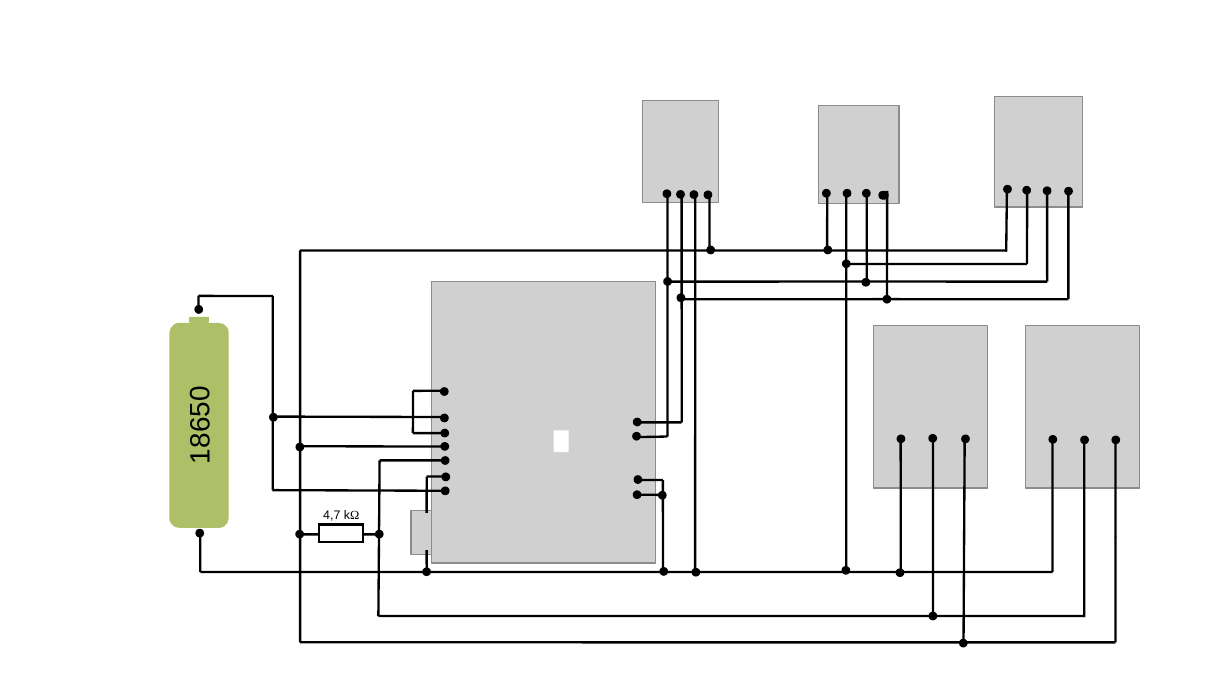
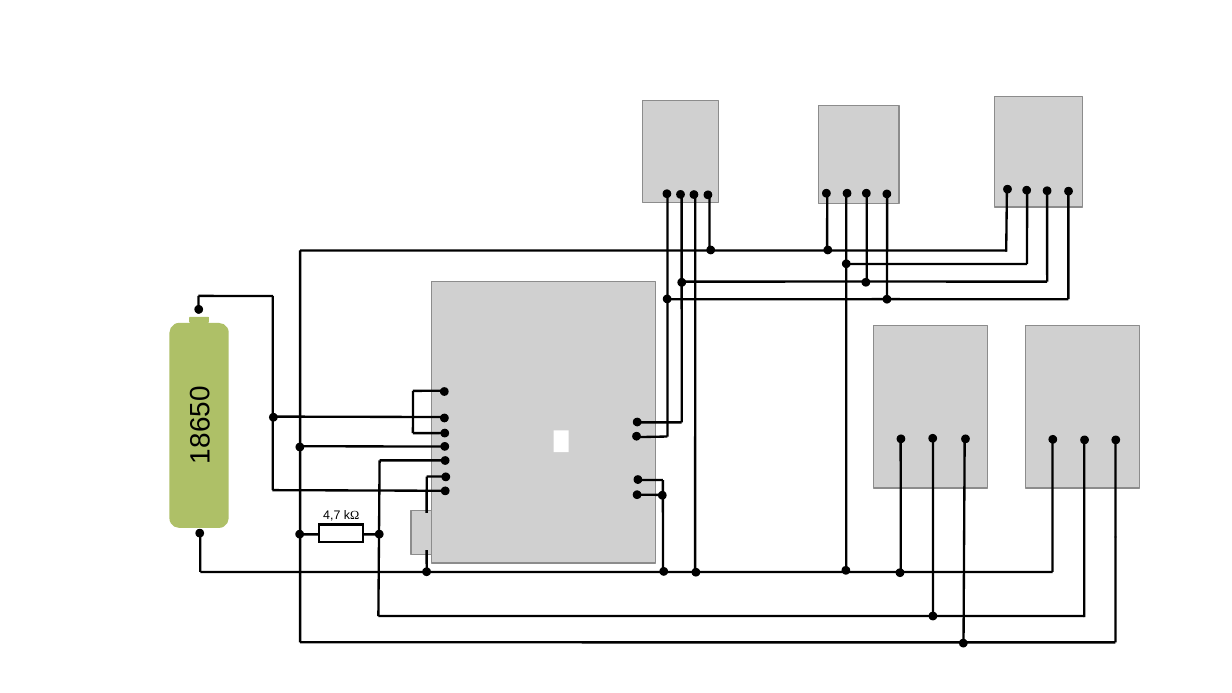
Before and after one commit to Noschvie/shrdzm, a slide deck: slide 13 of hardware/Wiring.odp. Drawn at 1232x693 pixels with LibreOffice and Linux fonts; fonts in the diff are those of the drawing; grey boxes stand for pictures. Boxes give left, top, right and bottom in pixels: in the first picture for what was removed or moved away, otherwise in the second. Text is boxed around its words. In the diff, an @@ line names an element or a change of style, - is before the commit and + after.

```diff
--- a/hardware/Wiring.odp
+++ b/hardware/Wiring.odp
@@ ellipse removed at (880, 191, 889, 200) @@
@@ ellipse: place and size @@
-ellipse at (879, 191, 888, 200)
+ellipse at (883, 190, 892, 199)
@@ ellipse: place and size @@
-ellipse at (663, 277, 672, 286)
+ellipse at (663, 295, 672, 304)
@@ ellipse: place and size @@
-ellipse at (676, 294, 685, 303)
+ellipse at (677, 278, 686, 287)
@@ line moved from (868, 282) - (667, 282) to (868, 282) - (682, 282) @@
@@ line moved from (888, 300) - (682, 300) to (888, 300) - (667, 300) @@
```
Also in this commit, not shown: 1 other slide changed, 3 other files.
